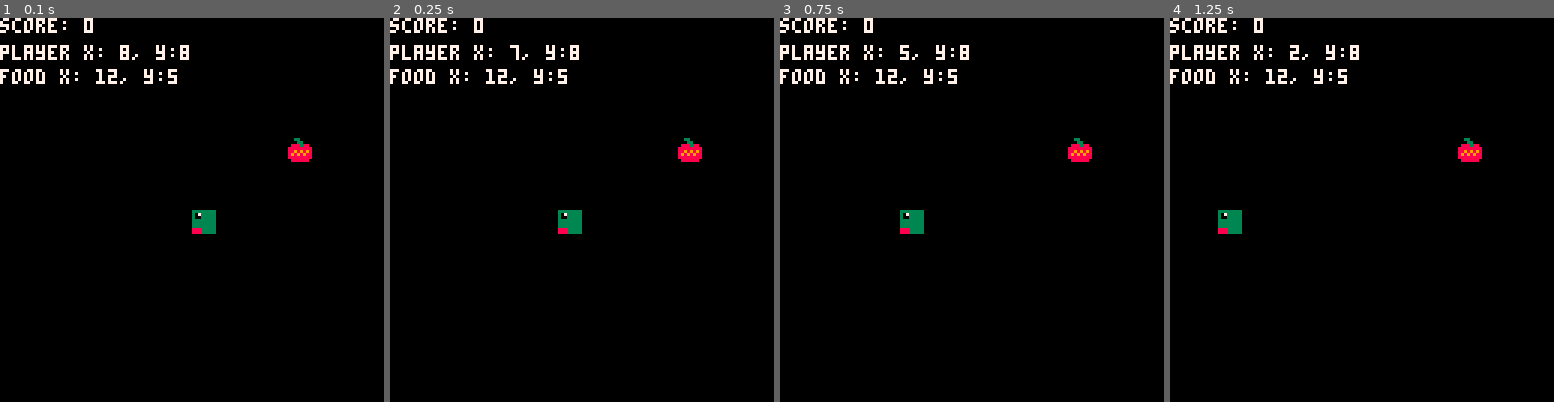
Above: before the commit, frames 1-4 (left to right).
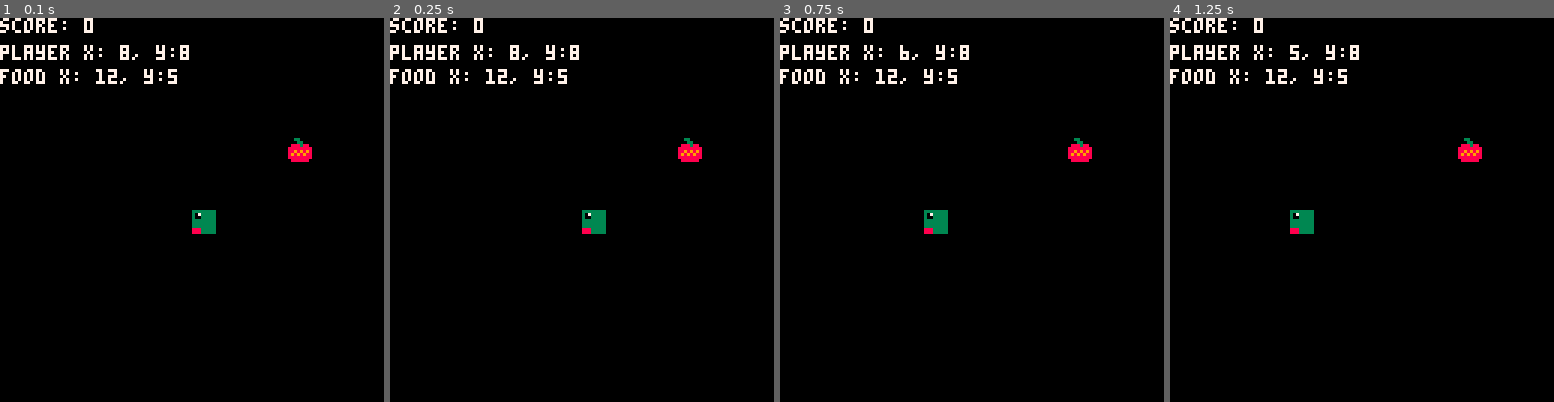
Above: after the commit, the same moments.

Repository: gaitovrat/PicoSnake
Game: PICO-8 cartridge snake.p8
The game is run twice, just before and just after one commit, with the same random seed, the same clock (stepped at 60 frames per second) and the same inputs.
Inputs:
- Up to frame 1 (0.1 s): no input
- Up to frame 2 (0.25 s): no input
- Up to frame 3 (0.75 s): no input
- Up to frame 4 (1.25 s): no input

Frame 1 is identical in both runs. In frame 2, 0.8% of the frame differs, in the area x 31-57%, y 7-57%; in frame 3, 0.8%; in frame 4, 0.8%.

Commit message:
Add flip depending on direction

Diff:
--- a/snake.p8
+++ b/snake.p8
@@ -4,7 +4,7 @@
 local food = {x=0, y=0}
 local player = {{x=8, y=8}}
 local dir = {x=-1, y=0}
-local delay = 5
+local delay = 10
 local tick = 0
 local score = 0
 local debug = true
@@ -39,6 +39,9 @@
   if head.x == food.x and head.y == food.y then
       spawn_food()
       score += 1
+      if delay > 0 then
+        delay -= 1
+      end
   end
 
   // Handle game over
@@ -73,7 +76,7 @@
 
   spr(0, food.x * 8, food.y * 8)
   for i, seg in ipairs(player) do
-    spr(i == 1 and 1 or 2, seg.x * 8, seg.y * 8)
+    spr(i == 1 and 1 or 2, seg.x * 8, seg.y * 8, 1, 1, dir.x == 1, dir.y == 1)
   end
 end
 __gfx__
